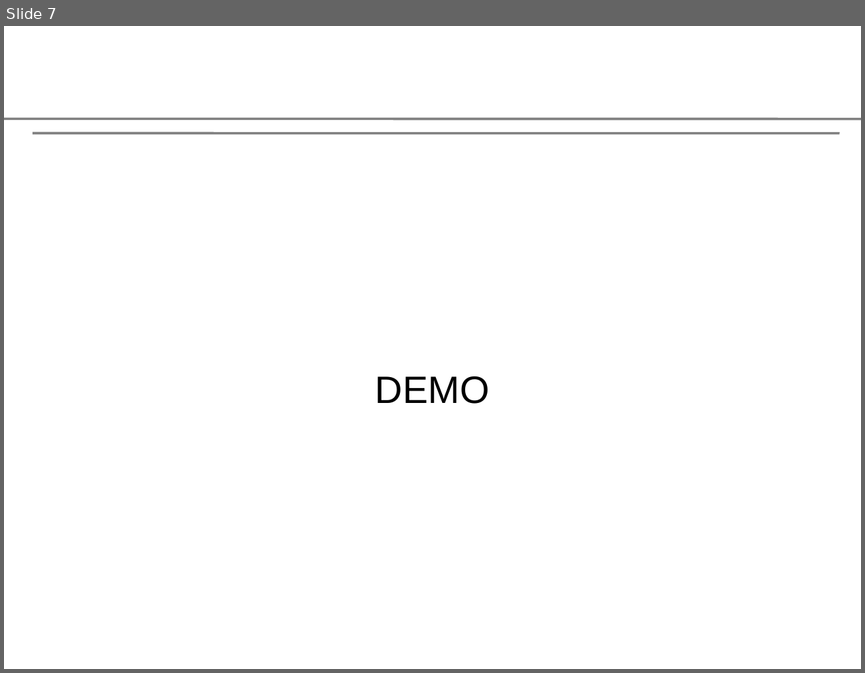
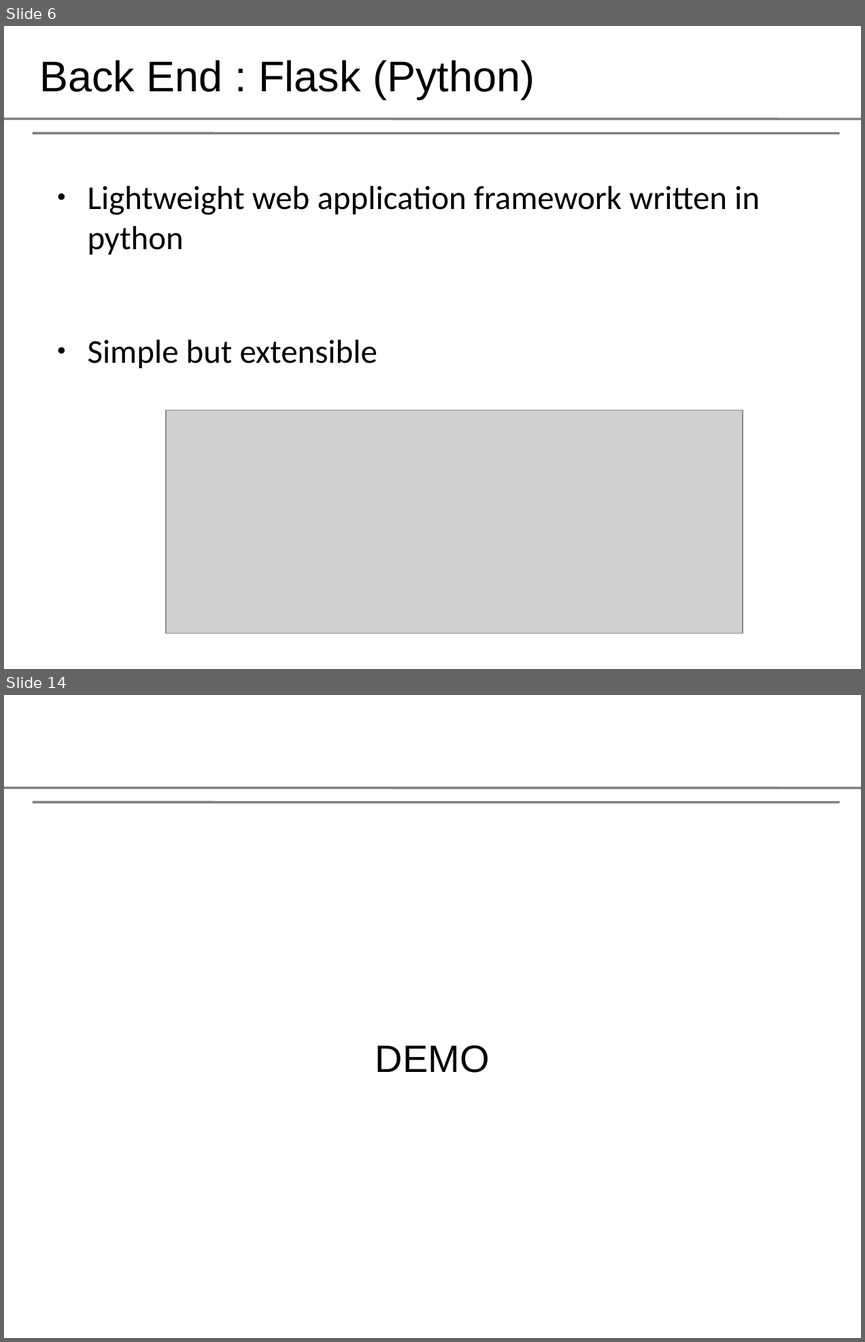
Before and after one commit to aashish-pathak/leadsnetwork, a slide deck: leads_in.odp. Shown one above the other, each under a label of ours: slide 7 before the commit, slides 6 and 14 after it; the slides between them are not shown. The pictures are 865x673 and 865x1342 pixels, drawn with LibreOffice and Linux fonts; fonts in the diff are those of the drawing; grey boxes stand for pictures; background and template pictures are left out. Boxes give left, top, right and bottom in pixels: in the first picture for what was removed or moved away, otherwise in the second. Text is boxed around its words. In the diff, an @@ line names an element or a change of style, - is before the commit and + after.

```diff
--- a/leads_in.odp
+++ b/leads_in.odp
@@ slide 6 added at [4,26,861,669], background #FFFFFF; not listed: 2 template elements that a slide beside it also shows @@
@@ title added at [39,60,534,99], 36 pt, text #000000 @@
+Back End : Flask (Python)
@@ text added at [88,186,759,368], 28 pt, text #000000 @@
+● Lightweight web application framework written in python
+● Simple but extensible
@@ picture added at [166,410,742,633] @@
@@ what was slide 7 is now slide 14 @@
```
Also in this commit, not shown: 2 slides changed, 20 other slides added, 1 slide removed.
